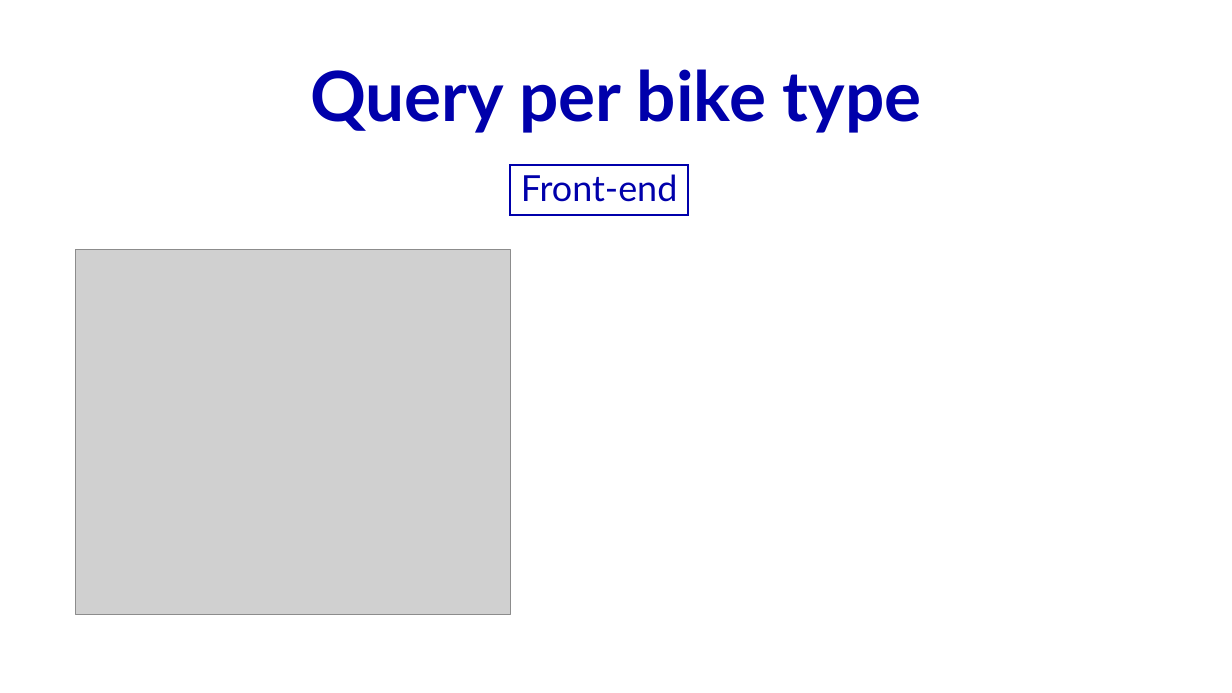
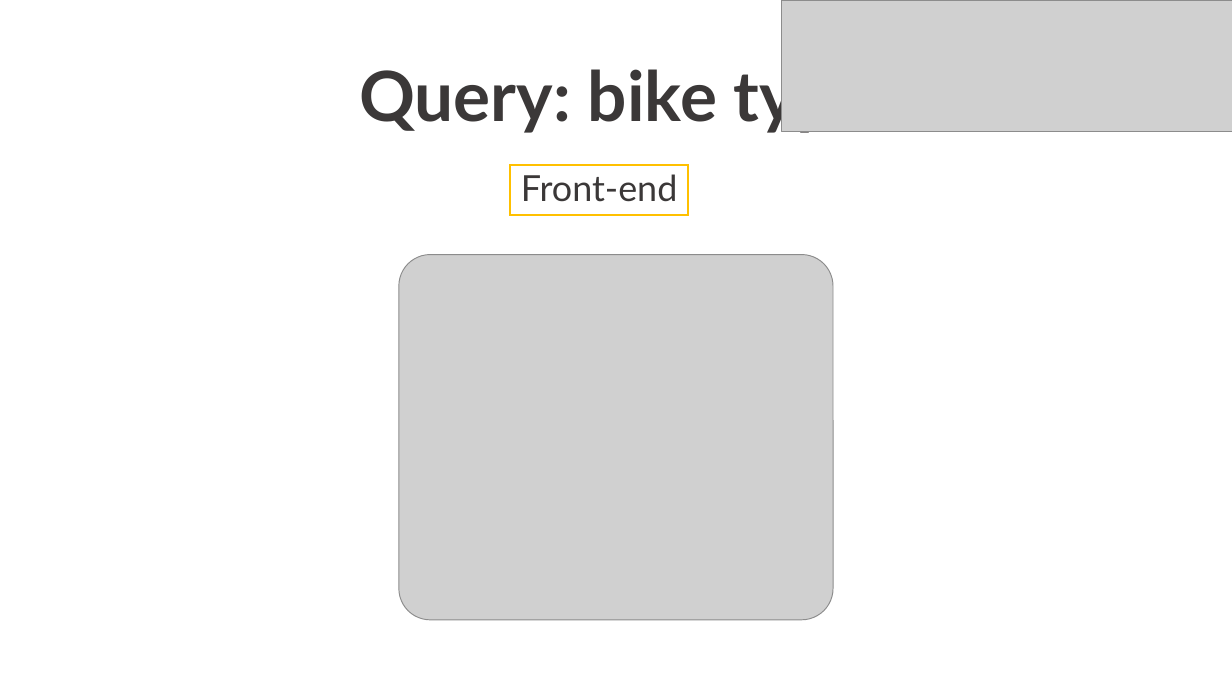
Before and after one commit to Robertales/tripdata-bike-chicago-bd2, a slide deck: slide 7 of presentazione/presentazioneBD2BarberisRobertazzi.pptx. Drawn at 1232x693 pixels with LibreOffice and Linux fonts; fonts in the diff are those of the drawing; grey boxes stand for pictures. Boxes give left, top, right and bottom in pixels: in the first picture for what was removed or moved away, otherwise in the second. Text is boxed around its words. In the diff, an @@ line names an element or a change of style, - is before the commit and + after.

```diff
--- a/presentazione/presentazioneBD2BarberisRobertazzi.pptx
+++ b/presentazione/presentazioneBD2BarberisRobertazzi.pptx
@@ picture added at box(782, 0, 1232, 131) @@
@@ text at box(359, 62, 873, 135): text changed; text colour #0000AB to #3B3838 @@
-Query per bike type
+Query: bike type
@@ text "Front-end" at box(521, 174, 677, 202): text colour #0000AB to #3B3838 @@
@@ rectangle at box(510, 165, 689, 214): outline #0000AB 1.5 pt to #FFC000 1.5 pt @@
@@ picture: place and size @@
-picture at box(76, 250, 510, 615)
+picture at box(399, 254, 834, 619)
```
Also in this commit, not shown: 6 other slides changed, 12 slides added, 2 other files.
